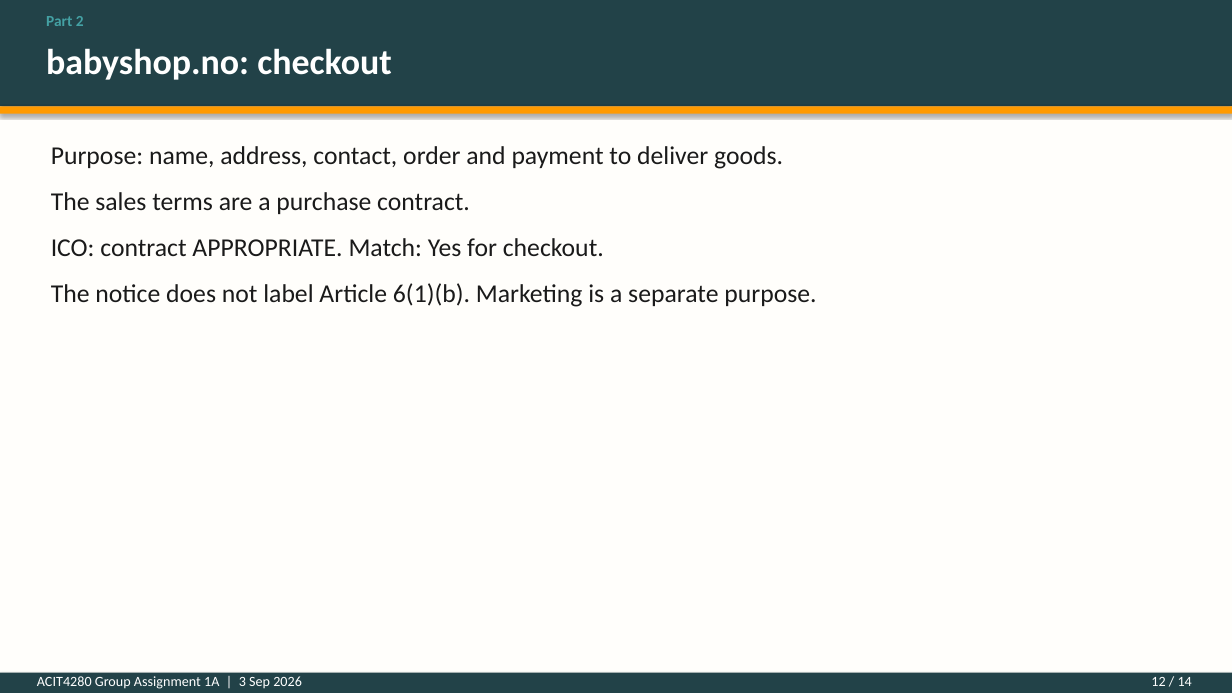
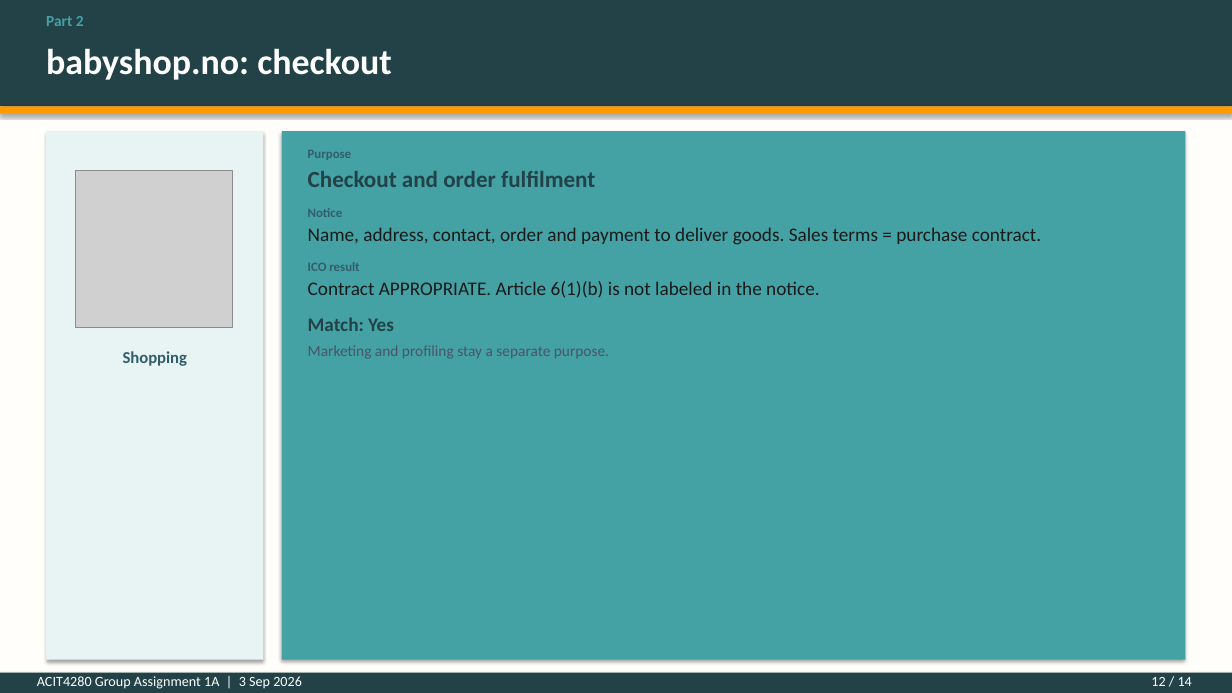
Before and after one commit to kasa031/Bacheloroppgave, a slide deck: slide 12 of ACIT4280_1A_presentation.pptx. Drawn at 1232x693 pixels with LibreOffice and Linux fonts; fonts in the diff are those of the drawing; grey boxes stand for pictures. Boxes give left, top, right and bottom in pixels: in the first picture for what was removed or moved away, otherwise in the second. Text is boxed around its words. In the diff, an @@ line names an element or a change of style, - is before the commit and + after.

```diff
--- a/ACIT4280_1A_presentation.pptx
+++ b/ACIT4280_1A_presentation.pptx
@@ rectangle added at bbox=[46, 131, 263, 660], fill #E8F4F4 @@
@@ rectangle added at bbox=[282, 131, 1186, 660], fill #44A1A4 @@
@@ picture added at bbox=[76, 171, 233, 328] @@
@@ text at bbox=[308, 150, 1041, 359]: text changed; size 20 to 15 pt @@
-Purpose: name, address, contact, order and payment to deliver goods.
-The sales terms are a purchase contract.
-ICO: contract APPROPRIATE. Match: Yes for checkout.
-The notice does not label Article 6(1)(b). Marketing is a separate purpose.
+Purpose
+Checkout and order fulfilment
+Notice
+Name, address, contact, order and payment to deliver goods. Sales terms = purchase contract.
+ICO result
+Contract APPROPRIATE. Article 6(1)(b) is not labeled in the notice.
+Match: Yes
+Marketing and profiling stay a separate purpose.
@@ text added at bbox=[123, 351, 187, 366], 13 pt, text #325E6A, bold @@
+Shopping
```
Also in this commit, not shown: 4 other slides changed, 10 other files.
